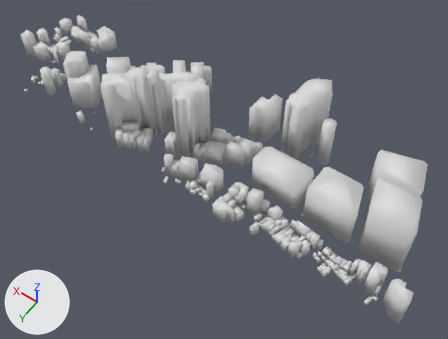
What one commit did to the FBX model MRTK3_MetaQuest2/Assets/CityModels/52350339_bldg_6697_op.fbx.
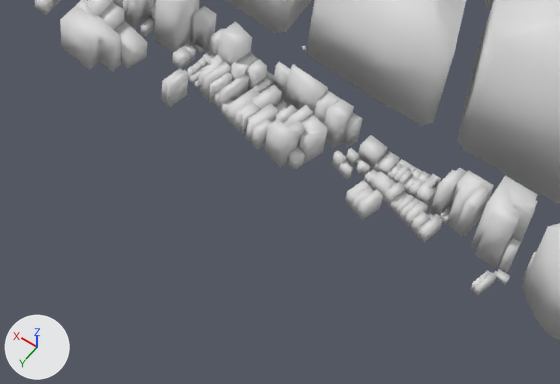
The first picture shows the older version from a 50 mm camera at (-0.04, 10.12, 11.29) aimed at (5.03, 3.03, 0.14). The close-ups show both versions on the part from 42% to 88% of the width and 58% to 100% of the height of that picture; other places that the commit changed are outside them. The axes (+X, +Y, +Z) are drawn at lower left. The lights are the same throughout. Where no turn or scale is listed for an object, it has been applied to the vertices.

Names of what the first close-up shows: 'BLD_0c1da49e-e6ba-48b5-a1d3-4db0dbbe747b.001', 'BLD_1d7e92ed-cc64-45bf-9e82-ebbf750ea2b5.001', 'BLD_3bf49004-7ec4-4b4e-bef4-78cbec239097.001', 'BLD_503fcc4c-ae00-4502-a3c4-efaa7cdafd06.001', 'BLD_589f166c-c0d6-4b35-b50d-8fd41efebda5.001', 'BLD_5ee6e0d5-1691-432f-9b60-b1dce3807b82.001', 'BLD_968e39df-4612-40fa-a93a-4c728292dc19.001', 'BLD_a92e275e-fee6-4710-b7d6-97a4f1500f1d.001', 'BLD_df5c28be-3465-4045-9d3c-302acdd9090f.001', 'BLD_ee89ed14-e3f5-481d-9202-7267c875085b.001', 'BLD_f5362a01-afcf-41a7-9f8b-eaf7dcff4263.001', 'BLD_f62b1869-6646-408c-b268-fbfe38e9187e.001'.
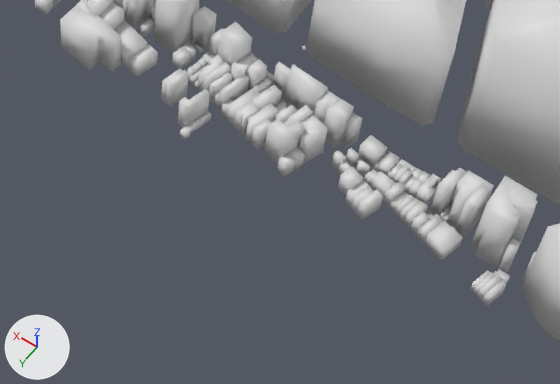
The newer file is also turned or shifted as a whole; pictures and numbers use the older file's frame.

What differs and where, as boxes [x1, y1, x2, y2] in the close-ups (560 x 384 px):
'BLD_4bbd14e9-647c-4d05-9f53-968d7da724f6.001', added
    after: [425, 221, 463, 259]
'BLD_d810fe2f-a57c-4908-8594-96033dfa19ce.001', added
    after: [178, 88, 210, 128]
'BLD_9a103975-9eaf-471c-91fc-1e77780bfd89.001', added
    after: [128, 44, 158, 77]
'BLD_cc38058b-e21c-49c4-b150-49c3935e1e9a.001', added
    after: [338, 167, 363, 196]
'BLD_fccdaea6-147f-4b86-b942-3e0d5dcd21fa.001', added
    after: [180, 111, 211, 140]
'BLD_09cbdf53-7df3-4848-8020-49346a10197e.001', added
    after: [277, 153, 296, 176]
'BLD_7017a56c-8524-4886-bcb9-2210a7fd54e7.001', added
    after: [482, 280, 506, 305]
'BLD_4bd1ca58-96bb-443f-afdb-454e48bde67a.001', added
    after: [477, 274, 502, 300]

The change, as a list of edits to the scene's bpy script:
```text
Add me_mesh_550_1:
    me_mesh_550_1.from_pydata([(1.453, 3.951, 0.017), (1.563, 3.916, 0.017), (1.525, 3.803, 0.017), (1.415, 3.838, 0.017), (1.415, 3.838, 0.211), (1.453, 3.951, 0.211), (1.525, 3.803, 0.211), (1.563, 3.916, 0.211)], [], [(0, 1, 2), (0, 2, 3), (0, 3, 4), (0, 4, 5), (3, 2, 6), (3, 6, 4), (2, 1, 7), (2, 7, 6), (1, 0, 5), (1, 5, 7), (5, 4, 6), (5, 6, 7)])
    me_mesh_550_1.polygons.foreach_set('use_smooth', [True] * 12)
    me_mesh_550_1.materials.append(mat_default_material)  # light grey #dddddd
Add me_mesh_427_1:
    me_mesh_427_1.from_pydata([(0.197, 3.947, 0.01), (0.245, 4.109, 0.01), (0.292, 4.094, 0.01), (0.242, 3.93, 0.01), (0.242, 3.93, 0.155), (0.197, 3.947, 0.155), (0.292, 4.094, 0.155), (0.245, 4.109, 0.155)], [], [(0, 1, 2), (0, 2, 3), (0, 3, 4), (0, 4, 5), (3, 2, 6), (3, 6, 4), (2, 1, 7), (2, 7, 6), (1, 0, 5), (1, 5, 7), (5, 4, 6), (5, 6, 7)])
    me_mesh_427_1.polygons.foreach_set('use_smooth', [True] * 12)
    me_mesh_427_1.materials.append(mat_default_material)  # light grey #dddddd
Add ob_bld_cc38058b_e21c_49c4_b150_49c3935e1e9a_001:
    ob_bld_cc38058b_e21c_49c4_b150_49c3935e1e9a_001 = bpy.data.objects.new('BLD_cc38058b-e21c-49c4-b150-49c3935e1e9a.001', me_mesh_550_1)
    ob_bld_cc38058b_e21c_49c4_b150_49c3935e1e9a_001.location = (0.555, 0.0, 0.005)
Add ob_bld_4bbd14e9_647c_4d05_9f53_968d7da724f6_001:
    ob_bld_4bbd14e9_647c_4d05_9f53_968d7da724f6_001 = bpy.data.objects.new('BLD_4bbd14e9-647c-4d05-9f53-968d7da724f6.001', me_mesh_453_1)  # 18 vertices, 32 faces; spans x 0.583..0.805, y 3.771..3.986, z 0.009..0.148; in mat_default_material (light grey #dddddd)
    ob_bld_4bbd14e9_647c_4d05_9f53_968d7da724f6_001.location = (0.555, 0.0, 0.005)
Add ob_bld_4bd1ca58_96bb_443f_afdb_454e48bde67a_001:
    ob_bld_4bd1ca58_96bb_443f_afdb_454e48bde67a_001 = bpy.data.objects.new('BLD_4bd1ca58-96bb-443f-afdb-454e48bde67a.001', me_mesh_427_1)
    ob_bld_4bd1ca58_96bb_443f_afdb_454e48bde67a_001.location = (0.555, 0.0, 0.005)
Add ob_bld_7017a56c_8524_4886_bcb9_2210a7fd54e7_001:
    ob_bld_7017a56c_8524_4886_bcb9_2210a7fd54e7_001 = bpy.data.objects.new('BLD_7017a56c-8524-4886-bcb9-2210a7fd54e7.001', me_mesh_540_1)  # 12 vertices, 20 faces; spans x 0.152..0.245, y 3.947..4.119, z 0.011..0.149; in mat_default_material (light grey #dddddd)
    ob_bld_7017a56c_8524_4886_bcb9_2210a7fd54e7_001.location = (0.555, 0.0, 0.005)
Add ob_bld_9a103975_9eaf_471c_91fc_1e77780bfd89_001:
    ob_bld_9a103975_9eaf_471c_91fc_1e77780bfd89_001 = bpy.data.objects.new('BLD_9a103975-9eaf-471c-91fc-1e77780bfd89.001', me_mesh_520_1)  # 12 vertices, 20 faces; spans x 3.301..3.463, y 3.751..3.978, z 0.008..0.167; in mat_default_material (light grey #dddddd)
    ob_bld_9a103975_9eaf_471c_91fc_1e77780bfd89_001.location = (0.555, 0.0, 0.005)
Add ob_bld_fccdaea6_147f_4b86_b942_3e0d5dcd21fa_001:
    ob_bld_fccdaea6_147f_4b86_b942_3e0d5dcd21fa_001 = bpy.data.objects.new('BLD_fccdaea6-147f-4b86-b942-3e0d5dcd21fa.001', me_mesh_419_1)  # 16 vertices, 28 faces; spans x 2.672..2.789, y 3.955..4.237, z 0.007..0.084; in mat_default_material (light grey #dddddd)
    ob_bld_fccdaea6_147f_4b86_b942_3e0d5dcd21fa_001.location = (0.555, 0.0, 0.005)
Add ob_bld_d810fe2f_a57c_4908_8594_96033dfa19ce_001:
    ob_bld_d810fe2f_a57c_4908_8594_96033dfa19ce_001 = bpy.data.objects.new('BLD_d810fe2f-a57c-4908-8594-96033dfa19ce.001', me_mesh_432_1)  # 12 vertices, 20 faces; spans x 2.709..2.86, y 3.94..4.168, z 0.007..0.343; in mat_default_material (light grey #dddddd)
    ob_bld_d810fe2f_a57c_4908_8594_96033dfa19ce_001.location = (0.555, 0.0, 0.005)
Add ob_bld_09cbdf53_7df3_4848_8020_49346a10197e_001:
    ob_bld_09cbdf53_7df3_4848_8020_49346a10197e_001 = bpy.data.objects.new('BLD_09cbdf53-7df3-4848-8020-49346a10197e.001', me_mesh_510_1)  # 14 vertices, 24 faces; spans x 1.91..2.018, y 3.958..4.066, z 0.012..0.175; in mat_default_material (light grey #dddddd)
    ob_bld_09cbdf53_7df3_4848_8020_49346a10197e_001.location = (0.555, 0.0, 0.005)
```
